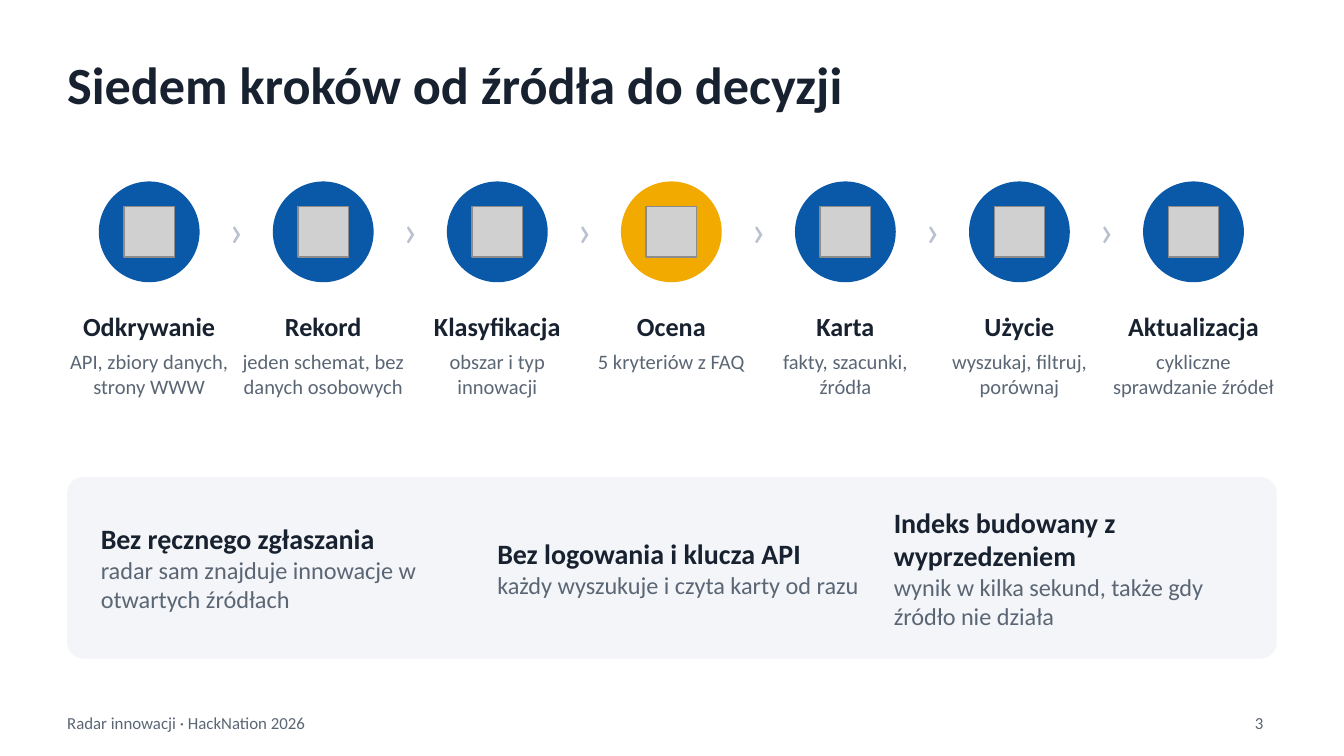
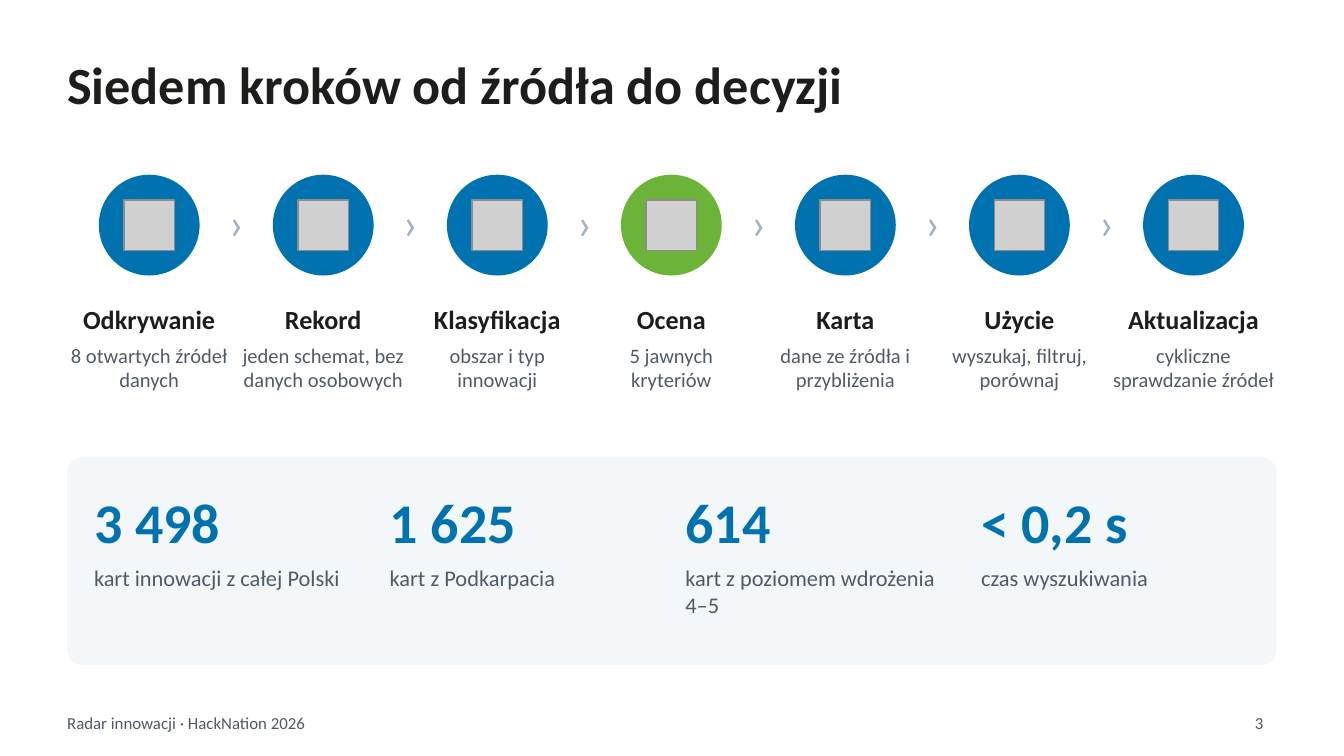
Before and after one commit to FilipLangiewicz/InnovationHub, a slide deck: slide 3 of docs/presentation/Radar_innowacji.pptx. Drawn at 1344x756 pixels with LibreOffice and Linux fonts; fonts in the diff are those of the drawing; grey boxes stand for pictures. Boxes give left, top, right and bottom in pixels: in the first picture for what was removed or moved away, otherwise in the second. Text is boxed around its words. In the diff, an @@ line names an element or a change of style, - is before the commit and + after.

```diff
--- a/docs/presentation/Radar_innowacji.pptx
+++ b/docs/presentation/Radar_innowacji.pptx
@@ ellipse at box(621, 175, 722, 276): fill #F2A900 to #6BB437 @@
@@ 7 pictures, 7 ellipses, 6 texts: place and size @@
-7 pictures, 7 ellipses, 6 texts at box(98, 181, 1245, 282)
+7 pictures, 7 ellipses, 6 texts at box(98, 175, 1245, 276)
@@ fill #0A58A8 to #0072B0 in 6 elements at box(98, 175, 199, 276), box(273, 175, 374, 276), box(448, 175, 548, 276), box(796, 175, 896, 276), box(969, 175, 1070, 276), box(1144, 175, 1245, 276) @@
@@ text colour #B8C2CE to #9FB3C4 in 6 elements at box(220, 188, 253, 255), box(395, 188, 427, 255), box(569, 188, 601, 255), box(743, 188, 775, 255), box(917, 188, 949, 255), box(1091, 188, 1124, 255) @@
@@ text colour #17212F to #1D1D1B in 8 elements at box(67, 67, 842, 113), box(83, 310, 215, 333), box(285, 310, 361, 329), box(434, 310, 560, 334), box(637, 312, 706, 329), box(816, 312, 874, 329), box(984, 310, 1054, 333), box(1128, 310, 1259, 334) @@
@@ text at box(71, 348, 227, 391): text changed; text colour #5B6675 to #4F5B67 @@
-API, zbiory danych, strony WWW
+8 otwartych źródeł danych
@@ text at box(630, 348, 713, 391): text changed; text colour #5B6675 to #4F5B67 @@
-5 kryteriów z FAQ
+5 jawnych kryteriów
@@ text at box(780, 348, 910, 391): text changed; text colour #5B6675 to #4F5B67 @@
-fakty, szacunki, źródła
+dane ze źródła i przybliżenia
@@ text colour #5B6675 to #4F5B67 in 4 elements at box(243, 348, 404, 391), box(450, 348, 545, 391), box(952, 348, 1086, 391), box(1113, 348, 1274, 391) @@
@@ rounded rectangle: place and size @@
-rounded rectangle at box(67, 477, 1277, 659)
+rounded rectangle at box(67, 457, 1277, 665)
@@ rounded rectangle at box(67, 457, 1277, 665): fill #F3F5F8 to #F3F7FA; proportions changed @@
@@ text at box(94, 504, 220, 544): text changed; size 13 to 30 pt; text colour #5B6675 to #0072B0; bold on @@
-Bez ręcznego zgłaszania
-radar sam znajduje innowacje w otwartych źródłach
+3 498
@@ text added at box(390, 504, 516, 544), 30 pt, text #0072B0, bold @@
+1 625
@@ text added at box(685, 504, 770, 544), 30 pt, text #0072B0, bold @@
+614
@@ text added at box(1022, 506, 1127, 551), 30 pt, text #0072B0, bold @@
+< 0,2 s
@@ text removed at box(894, 513, 1203, 625) @@
-Indeks budowany z wyprzedzeniem
-wynik w kilka sekund, także gdy źródło nie działa
@@ text removed at box(497, 544, 859, 598) @@
-Bez logowania i klucza API
-każdy wyszukuje i czyta karty od razu
@@ text added at box(94, 570, 340, 590), 12 pt, text #4F5B67 @@
+kart innowacji z całej Polski
@@ text added at box(390, 570, 555, 590), 12 pt, text #4F5B67 @@
+kart z Podkarpacia
@@ text added at box(685, 570, 935, 613), 12 pt, text #4F5B67 @@
+kart z poziomem wdrożenia 4–5
@@ text added at box(981, 570, 1147, 590), 12 pt, text #4F5B67 @@
+czas wyszukiwania
```
Also in this commit, not shown: 6 other slides changed, 3 slides added, 3 slides removed, 7 other files.
